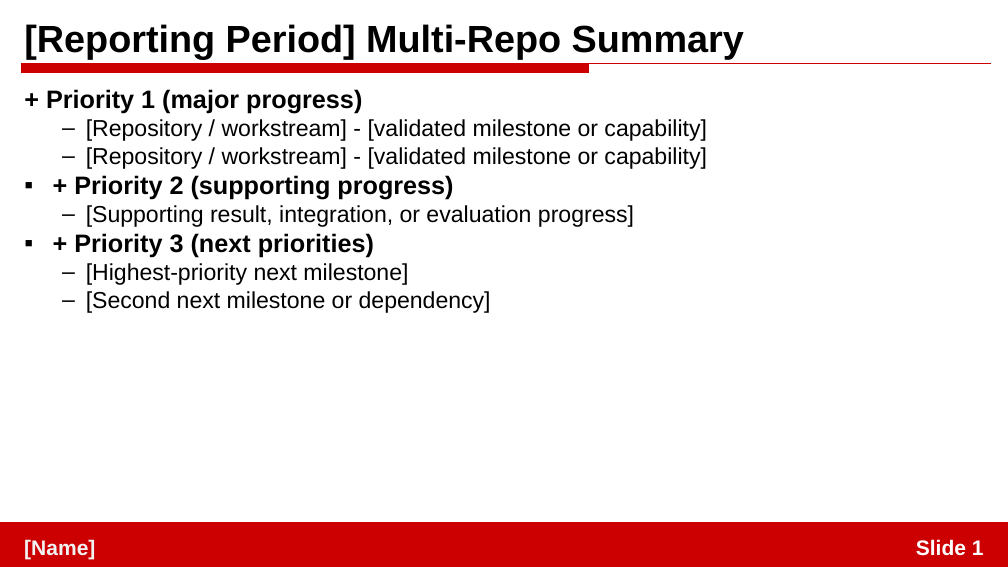
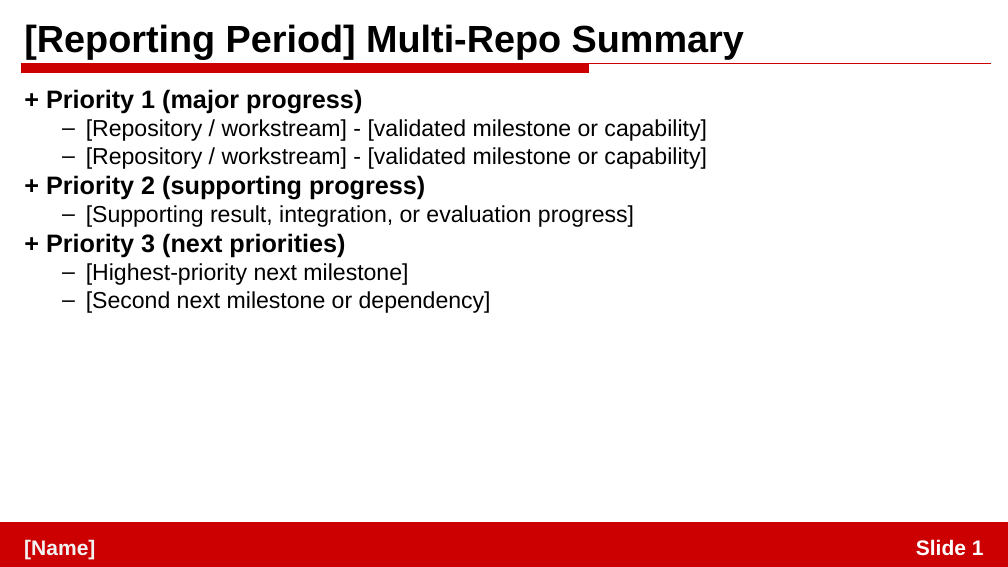
Before and after one commit to WeLET-chao/agent-orchestration-skill, a slide deck: slide 1 of repo-daily-summary/assets/repo-daily-summary-template.pptx. Drawn at 1008x567 pixels with LibreOffice and Linux fonts; fonts in the diff are those of the drawing. Boxes give left, top, right and bottom in pixels: in the first picture for what was removed or moved away, otherwise in the second. Text is boxed around its words. In the diff, an @@ line names an element or a change of style, - is before the commit and + after.

Commit message:
Add PDF delivery for repository summary decks

```diff
--- a/repo-daily-summary/assets/repo-daily-summary-template.pptx
+++ b/repo-daily-summary/assets/repo-daily-summary-template.pptx
@@ text at box(46, 175, 425, 258): bullet ▪ to none @@
```
Also in this commit, not shown: 1 other slide changed, 8 other files.
